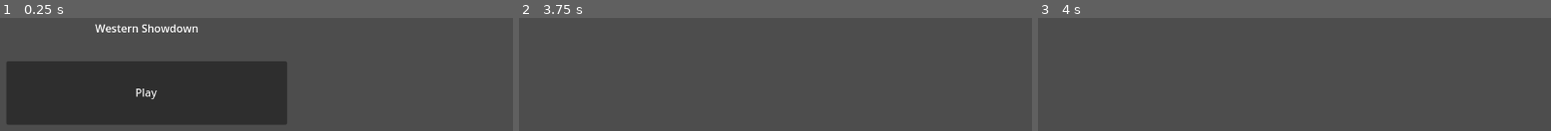
Above: before the commit, frames 1-3 (left to right).
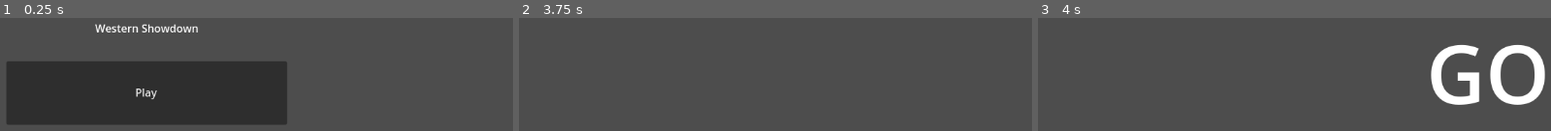
Above: after the commit, the same moments.

Repository: cgo722/ReactionGame
Game: Godot game, scene res://GameManager.tscn
The game is run twice, just before and just after one commit, with the same random seed, the same clock (stepped at 60 frames per second) and the same inputs.
Inputs (mouse positions are in pixels of both pictures, inside the frame that each line leads up to):
- Up to frame 1 (0.25 s): no input
- Up to frame 2 (3.75 s): click "Play" at 0.5 s; tap Enter at 1.25, 2.75 s; move the mouse to (837, 50) at 1.27 s; click (837, 50) at 1.42 s; tap Space at 2, 3.5 s; move the mouse to (outside the picture) at 2.02 s; click (outside the picture) at 2.17 s; move the mouse to (outside the picture) at 2.77 s; click (outside the picture) at 2.92 s; move the mouse to (outside the picture) at 3.52 s; click (outside the picture) at 3.67 s
- Up to frame 3 (4 s): no input

Frames 1-2 are identical in both runs. In frame 3, 5.2% of the frame differs, in the area x 76-99%, y 23-77%.

Commit message:
I started fleshing out gameplay

Diff:
--- a/GameManager.tscn
+++ b/GameManager.tscn
@@ -7,4 +7,4 @@
 [node name="Node" type="Node"]
 script = ExtResource("1_p13vs")
 main_menu = ExtResource("2_aelf4")
-playground_scene = ExtResource("3_au0an")
+all_levels = Array[PackedScene]([ExtResource("3_au0an")])
--- /dev/null
+++ b/Resource/Enemy Resources/Beginner Joe.tres
@@ -0,0 +1,9 @@
+[gd_resource type="Resource" script_class="EnemyResource" load_steps=2 format=3 uid="uid://dj882a25nq2th"]
+
+[ext_resource type="Script" uid="uid://cmf0kccq7uyu6" path="res://Scripts/EnemyResource.gd" id="1_dfxq4"]
+
+[resource]
+script = ExtResource("1_dfxq4")
+min_wait_time = 2.0
+max_wait_time = 7.0
+metadata/_custom_type_script = "uid://cmf0kccq7uyu6"
--- a/Scenes/Enemy(Base).tscn
+++ b/Scenes/Enemy(Base).tscn
@@ -1,9 +1,11 @@
-[gd_scene load_steps=2 format=3 uid="uid://bslkqxfd02wy0"]
+[gd_scene load_steps=3 format=3 uid="uid://bslkqxfd02wy0"]
 
 [ext_resource type="Script" uid="uid://blocn4vbc8va6" path="res://Scripts/enemy(base).gd" id="1_s6281"]
+[ext_resource type="Resource" uid="uid://dj882a25nq2th" path="res://Resource/Enemy Resources/Beginner Joe.tres" id="2_ut8sf"]
 
 [node name="Enemy(base)" type="Node2D"]
 script = ExtResource("1_s6281")
+enemy_resource = Array[Resource]([ExtResource("2_ut8sf")])
 
 [node name="EnemyTimer" type="Timer" parent="."]
 
--- a/Scenes/Playground.tscn
+++ b/Scenes/Playground.tscn
@@ -1,6 +1,7 @@
-[gd_scene load_steps=4 format=3 uid="uid://vyubgxyp817j"]
+[gd_scene load_steps=5 format=3 uid="uid://vyubgxyp817j"]
 
 [ext_resource type="Script" uid="uid://b7f0mdmg533hj" path="res://Scripts/playground.gd" id="1_iualk"]
+[ext_resource type="PackedScene" uid="uid://baohwnvnvscd0" path="res://Scenes/UI/GOSIGN.tscn" id="2_a4k3g"]
 [ext_resource type="PackedScene" uid="uid://b608vam4eug7n" path="res://Scenes/Player.tscn" id="2_exwnq"]
 [ext_resource type="PackedScene" uid="uid://bslkqxfd02wy0" path="res://Scenes/Enemy(Base).tscn" id="3_eqbnc"]
 
@@ -8,6 +9,7 @@
 script = ExtResource("1_iualk")
 timer = NodePath("Scene Timer")
 player = NodePath("Player")
+go = NodePath("UI/Gosign")
 
 [node name="Player" parent="." instance=ExtResource("2_exwnq")]
 
@@ -19,6 +21,14 @@
 enemy_timer = NodePath("EnemyTimer")
 scene_timer = NodePath("../Scene Timer")
 
+[node name="UI" type="CanvasLayer" parent="."]
+
+[node name="Gosign" parent="UI" instance=ExtResource("2_a4k3g")]
+visible = false
+anchors_preset = 6
+anchor_top = 0.5
+anchor_bottom = 0.5
+
 [connection signal="timeout" from="Scene Timer" to="." method="_on_timer_timeout"]
 [connection signal="timeout" from="Scene Timer" to="Enemy(base)" method="_on_scene_timer_timeout"]
 
--- /dev/null
+++ b/Scenes/UI/GOSIGN.tscn
@@ -0,0 +1,28 @@
+[gd_scene format=3 uid="uid://baohwnvnvscd0"]
+
+[node name="Gosign" type="Control"]
+layout_mode = 3
+anchors_preset = 11
+anchor_left = 1.0
+anchor_right = 1.0
+anchor_bottom = 1.0
+grow_horizontal = 0
+grow_vertical = 2
+
+[node name="RichTextLabel" type="RichTextLabel" parent="."]
+custom_minimum_size = Vector2(222.15, 0)
+layout_mode = 1
+anchors_preset = 8
+anchor_left = 0.5
+anchor_top = 0.5
+anchor_right = 0.5
+anchor_bottom = 0.5
+offset_left = -217.0
+offset_top = -83.0
+offset_right = 5.15001
+offset_bottom = 83.0
+grow_horizontal = 2
+grow_vertical = 2
+theme_override_font_sizes/normal_font_size = 121
+text = "GO"
+fit_content = true
--- /dev/null
+++ b/Scripts/EnemyResource.gd
@@ -0,0 +1,5 @@
+extends Resource
+class_name EnemyResource
+
+@export var min_wait_time: float = 1.0
+@export var max_wait_time: float = 5.0
--- a/Scripts/enemy(base).gd
+++ b/Scripts/enemy(base).gd
@@ -2,10 +2,18 @@
 @export var playground: Node2D
 @export var enemy_timer: Timer
 @export var scene_timer: Timer
+@export var enemy_resource: Array[Resource] = []
+var current_enemy_resource: EnemyResource
 
+
+func _ready():
+	current_enemy_resource = enemy_resource[randi() % enemy_resource.size()]
+	enemy_timer.wait_time = randf_range(current_enemy_resource.min_wait_time, current_enemy_resource.max_wait_time)
+	print("Selected Enemy Resource with wait time range: ", enemy_timer.wait_time)
+	pass
 func _on_enemy_timer_timeout() -> void:
 	if playground:
-		playground.state = playground.PlaygroundState.STATE_AFTER
+		playground.state = playground.PlaygroundState.STATE_LOSE
 
 
 
--- a/Scripts/game_manager.gd
+++ b/Scripts/game_manager.gd
@@ -3,13 +3,13 @@
 enum GameState {
     STATE_MENU,
     STATE_PLAYING,
-    STATE_PAUSED,
+    STATE_POWERUP,
     STATE_GAME_OVER
 }
 
 @export var current_state: GameState = GameState.STATE_MENU
 @export var main_menu: PackedScene
-@export var playground_scene: PackedScene
+@export var all_levels : Array[PackedScene]
 
 func _ready() -> void:
     current_state = GameState.STATE_MENU
@@ -30,9 +30,21 @@
                 if menu_instance.has_signal("request_playing_state"):
                     menu_instance.connect("request_playing_state", Callable(self, "_on_request_playing_state"))
         GameState.STATE_PLAYING:
-            if playground_scene:
-                var playground_instance = playground_scene.instantiate()
+            if all_levels:
+                var playground_instance = all_levels[0].instantiate()
                 add_child(playground_instance)
+                # Connect to playground state_changed signal
+                if playground_instance.has_signal("state_changed"):
+                    playground_instance.connect("state_changed", Callable(self, "_on_playground_state_changed"))
+
+# Handler for playground state changes
+func _on_playground_state_changed(new_state):
+    # Add your logic here for each state
+    match new_state:
+        0: # PlaygroundState.STATE_BEFORE
+            print("GameManager: Playground state is BEFORE")
+        1: # PlaygroundState.STATE_ACTIVE
+            print("GameManager: Playground state is ACTIVE")
 
 # Handler for main menu signal
 func _on_request_playing_state():
--- a/Scripts/playground.gd
+++ b/Scripts/playground.gd
@@ -1,31 +1,42 @@
 extends Node2D
 
+# Signal to notify GameManager of state changes
+signal state_changed(new_state)
+
 enum PlaygroundState {
-    STATE_BEFORE,
-    STATE_ACTIVE,
-    STATE_AFTER
+    STATE_WIN,
+    STATE_LOSE
 }
     # Holds the current state of the playground
-var state = PlaygroundState.STATE_BEFORE
+var state = PlaygroundState.STATE_LOSE
 @export var timer: Timer
 @export var timer_duration_min: float = 1.0
 @export var timer_duration_max: float = 5.0
 @export var player: Node2D
+@export var go : NodePath
 func _ready():
     timer.wait_time = randf_range(timer_duration_min, timer_duration_max)
     timer.start()
     # Set initial state when spawned
-    state = PlaygroundState.STATE_BEFORE
+    set_state(PlaygroundState.STATE_LOSE)
     # Find Player node and connect to its screen_touched signal
     if player:
         player.connect("screen_touched", Callable(self, "_on_player_screen_touched"))
 
+# Helper to set state and emit signal
+func set_state(new_state):
+    state = new_state
+    emit_signal("state_changed", state)
+
 func _on_player_screen_touched():
-    if state == PlaygroundState.STATE_BEFORE or state == PlaygroundState.STATE_AFTER:
+    if state == PlaygroundState.STATE_LOSE:
         print("Lose")
-    elif state == PlaygroundState.STATE_ACTIVE:
+        set_state(PlaygroundState.STATE_LOSE)
+    elif state == PlaygroundState.STATE_WIN:
         print("Win")
+        set_state(PlaygroundState.STATE_WIN)
 
 func _on_timer_timeout() -> void:
     # Set state to active when timer times out
-    state = PlaygroundState.STATE_ACTIVE
+    set_state(PlaygroundState.STATE_WIN)
+    get_node(go).visible = true
--- /dev/null
+++ b/Scripts/upgrades.gd
@@ -0,0 +1,5 @@
+extends Resource
+class_name Upgrades_Resource
+
+@export var upgrade_name: String = ""
+@export var upgrade_description: String = ""
Not shown, added: Scripts/EnemyResource.gd.uid
Not shown, added: Scripts/upgrades.gd.uid
